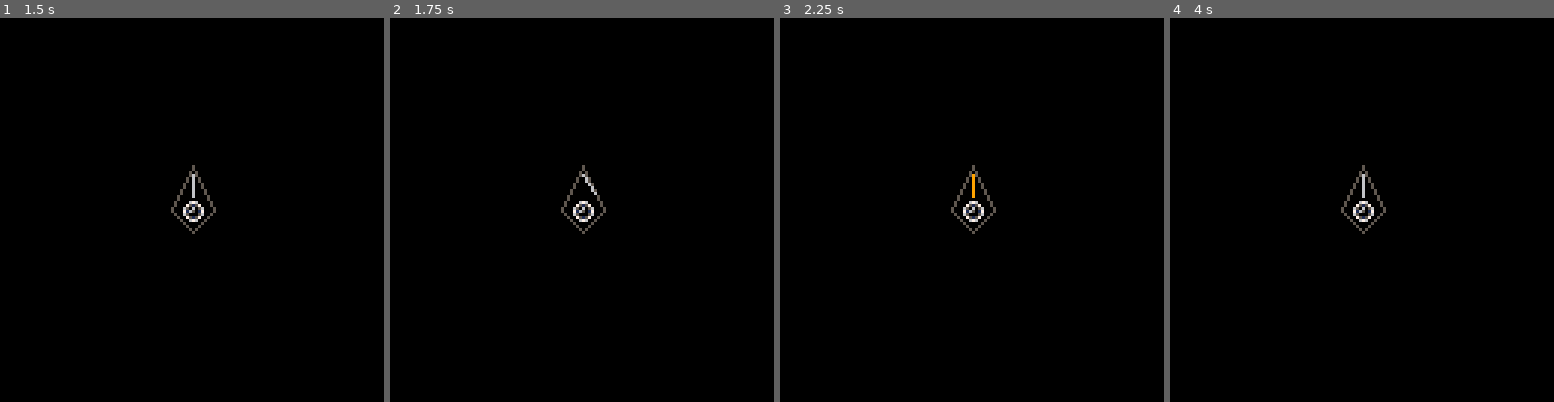
Above: before the commit, frames 1-4 (left to right).
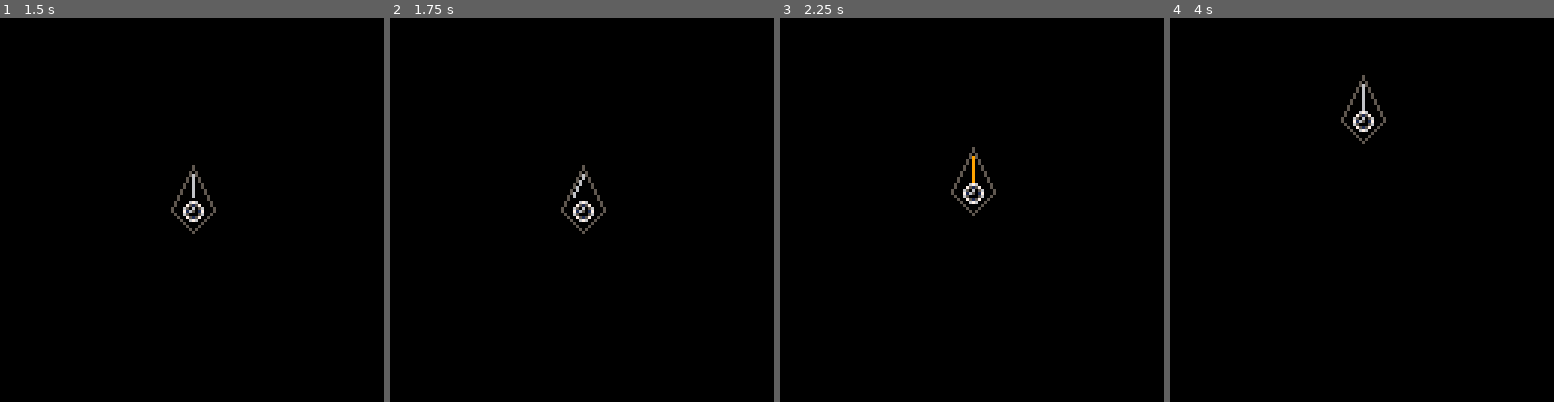
Above: after the commit, the same moments.

Repository: adparadise/pico8-games
Game: PICO-8 cartridge proam.p8
The game is run twice, just before and just after one commit, with the same random seed, the same clock (stepped at 60 frames per second) and the same inputs.
Inputs:
- Up to frame 1 (1.5 s): no input
- Up to frame 2 (1.75 s): hold Right from 1.6 s (still down)
- Up to frame 3 (2.25 s): release Right at 2.1 s; hold Up from 2.15 s (still down)
- Up to frame 4 (4 s): release Up at 2.42 s; hold Right 2.47-3.03 s; hold Left 3.08-3.58 s; hold Down 3.63-3.97 s

Frame 1 is identical in both runs. In frame 2, less than 0.1% of the frame differs, in the area x 47-54%, y 41-47%; in frame 3, 0.8%; in frame 4, 1.0%, in the area x 44-57%, y 14-57%.

Commit message:
decent torque

Diff:
--- a/proam.p8
+++ b/proam.p8
@@ -15,13 +15,15 @@
   p.y=y
   p.t=0.25
   p.mass=10
+  p.m_of_i=10000
   p.f_friction=-0.1
+  p.f_friction_t=-0.2
   p.vx=0
   p.vy=0
   p.vt=0
   p.rocket_y=12
-  p.rocket_t=0.75
-  p.rocket_t_turn=0.1
+  p.rocket_t=0
+  p.rocket_t_turn=-0.05
   p.rocket_f=0
   p.rocket_f_on=10
   return p
@@ -42,8 +44,8 @@
   local w=7
   local h=15
   local rocket_color=6
-  local rx=cos(p.rocket_t)
-  local ry=sin(p.rocket_t)
+  local rx=cos(p.rocket_t+p.t)
+  local ry=sin(p.rocket_t+p.t)
   line(p.x-w*sy,p.y+w*sx,
        p.x+h*sx,p.y+h*sy,5)
   line(p.x+h*sx,p.y+h*sy,
@@ -60,8 +62,8 @@
 
   line(p.x+p.rocket_y*sx,
        p.y+p.rocket_y*sy,
-       p.x+p.rocket_y*sx+h*rx/2,
-       p.y+p.rocket_y*sy+h*ry/2,
+       p.x+p.rocket_y*sx-h*rx/2,
+       p.y+p.rocket_y*sy-h*ry/2,
        rocket_color)
 end
 
@@ -73,10 +75,13 @@
 
 function p_up_controls(p)
   p.rocket_f=0
-  if btn(2,p.i) then
+  if btn(2,p.i) and not btn(3,p.i) then
     p.rocket_f=p.rocket_f_on
   end
-  p.rocket_t=0.75
+  if btn(3,p.i) and not btn(2,p.i) then
+    p.rocket_f=-p.rocket_f_on
+  end
+  p.rocket_t=0.0
   if btn(0,p.i) and not btn(1,p.i) then
     p.rocket_t-=p.rocket_t_turn
   end
@@ -89,6 +94,15 @@
   local fx=0
   local fy=0
   local momentum_a=0
+
+  if p.rocket_f != 0 then
+    local rx=cos(p.rocket_t+p.t)
+    local ry=sin(p.rocket_t+p.t)
+    local rt=sin(p.rocket_t)
+    fx=p.rocket_f*rx
+    fy=p.rocket_f*ry
+    momentum_a=-rt*p.rocket_f*p.rocket_y
+  end
 
   p.vx+=fx/p.mass
   p.vy+=fy/p.mass
@@ -97,8 +111,8 @@
   p.x+=p.vx
   p.y+=p.vy
 
-  p.vt+=momentum_a/p.mass
-  p.vt+=p.vt*p.f_friction
+  p.vt+=momentum_a/p.m_of_i
+  p.vt+=p.vt*p.f_friction_t
   p.t+=p.vt
 end
 __gfx__
